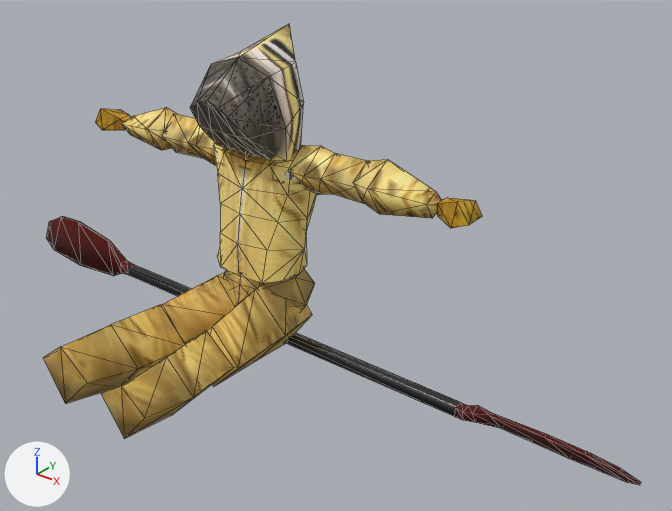
The glTF model models/character.glb: old version first, new version second.
Camera for both pictures: a 50 mm camera at (2.19, -2.33, 1.87) aimed at (0.39, -0.07, 0.47). Every picture has the same lights, and +X, +Y and +Z are marked at lower left. Mesh edges are drawn as thin lines. Where no turn or scale is listed for an object, it has been applied to the vertices. Vertices at the same position are counted once.

Names of what the first picture shows: 'Remo', 'arm.hi.l_Cube.001', 'arm.hi.r_Cube.014', 'arm.lo.l_Cube.003', 'arm.lo.r_Cube.013', 'body_Cube', 'capucha', 'hand.l_Cube.004', 'hand.r_Cube.015', 'hips_Cube.002', 'leg.hi.l_Cube.005', 'leg.hi.r_Cube.010', 'leg.lo.l_Cube.011', 'leg.lo.r_Cube.008'.
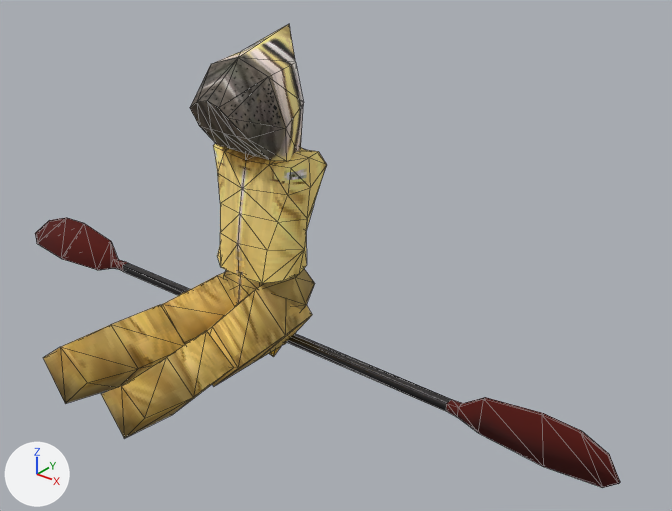
Where the newer file only moved an object's origin or applied its transform, the numbers keep the older frame.

What the commit changed:
me_cube_016 has 52 vertices, 100 faces and spans x -1.45..1.51, y -0.08..0.08, z -0.09..0.14.
me_cube_016 is used by ob_remo; location (0.0, 0.0, 0.0).
me_cube_016 part 1: the whole mesh is scaled about the mesh origin by (-1, -0.843, 0.843).
Mesh me_hand_r_cube_002 is new.
It has 11 vertices, 18 faces and spans x -0.075..0.087, y -0.118..0.124, z -0.059..0.067.
It uses material mat_character.
Object 'hand.r_Cube.015' (ob_hand_r_cube_015) is rescaled from (0.659, 0.659, 0.659) to (1.0, 1.0, 1.0).
Object 'hand.r_Cube.015' (ob_hand_r_cube_015) moves from (-0.814, -0.003, 0.695) to (0.0, 0.0, 0.0).
Object 'hand.r_Cube.015' (ob_hand_r_cube_015) turns from (90, 51, -19) to (-76, -42, 99) degrees about x, y and z.
Object 'arm.lo.r_Cube.013' (ob_arm_lo_r_cube_013) is deleted.
Object 'arm.hi.r_Cube.014' (ob_arm_hi_r_cube_014) is deleted.
Object 'hand.l_Cube.004' (ob_hand_l_cube_004) is deleted.
Object 'arm.lo.l_Cube.003' (ob_arm_lo_l_cube_003) is deleted.
Object 'arm.hi.l_Cube.001' (ob_arm_hi_l_cube_001) is deleted.
Object 'hand_left_closed' (ob_hand_left_closed) is new; it shows me_hand_r_cube_002.
Its location is (0.0, 0.0, 0.0).

Location of each change, (x1, y1, x2, y2) in pixels of the pictures (672 x 511 px):
'Remo', mesh rescaled
    before: (46, 216, 641, 485)
    after: (35, 218, 620, 488)
'arm.lo.l_Cube.003', deleted
    before: (353, 159, 442, 218)
'arm.hi.l_Cube.001', deleted
    before: (289, 145, 368, 204)
'arm.hi.r_Cube.014', deleted
    before: (163, 113, 216, 165)
'arm.lo.r_Cube.013', deleted
    before: (121, 108, 176, 150)
'hand.l_Cube.004', deleted
    before: (436, 198, 482, 228)
'hand.r_Cube.015', moved, turned, rescaled (not visible afterwards)
    before: (95, 109, 130, 130)
'hand_left_closed', added
    after: (269, 347, 280, 357)
